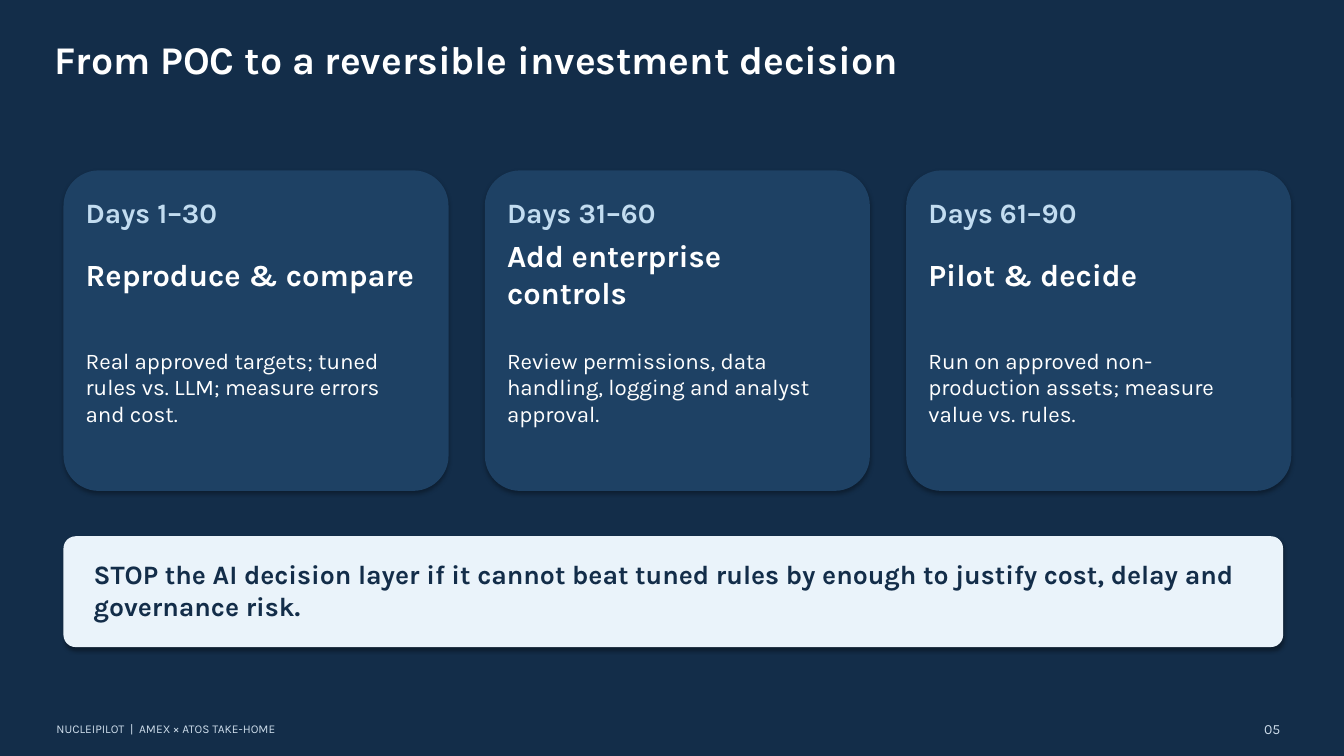
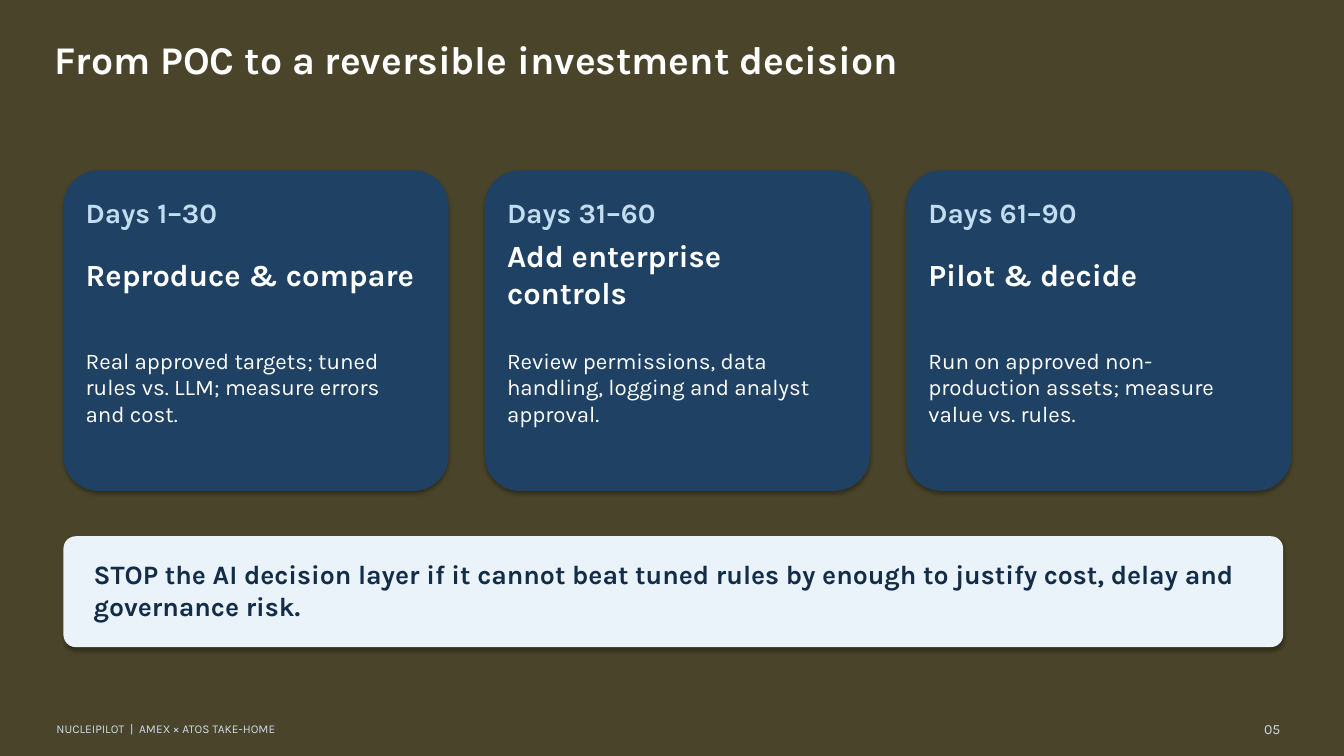
Before and after one commit to Acharya320/NucleiPilot, a slide deck: slide 5 of presentation/AXP_Executive_Deck.pptx. Drawn at 1344x756 pixels with LibreOffice and Linux fonts; fonts in the diff are those of the drawing. Boxes give left, top, right and bottom in pixels: in the first picture for what was removed or moved away, otherwise in the second. Text is boxed around its words. In the diff, an @@ line names an element or a change of style, - is before the commit and + after.

```diff
--- a/presentation/AXP_Executive_Deck.pptx
+++ b/presentation/AXP_Executive_Deck.pptx
@@ rectangle at (0, 0, 1344, 756): fill #132D49 to #4A452A @@
```
Also in this commit, not shown: 2 other slides changed.
